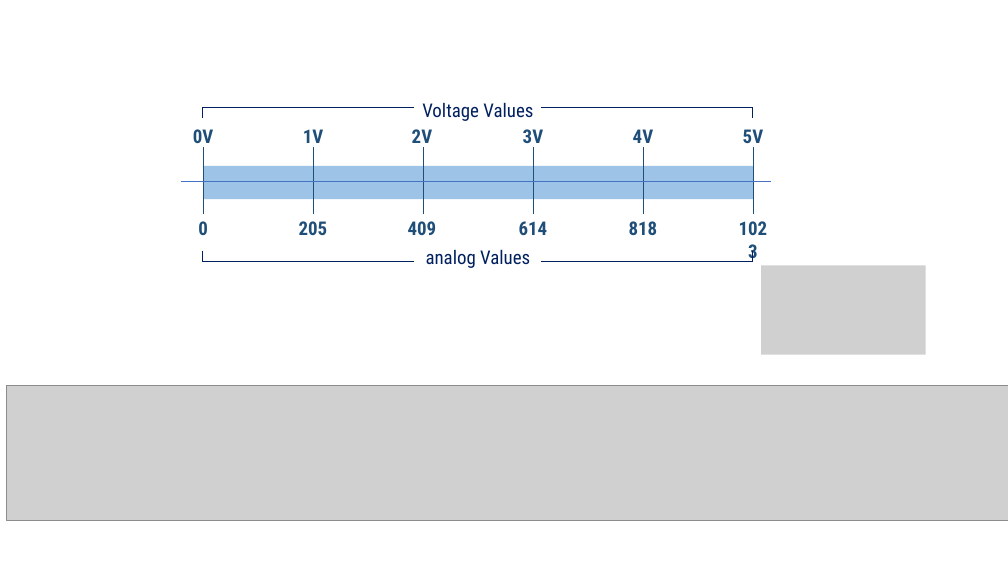
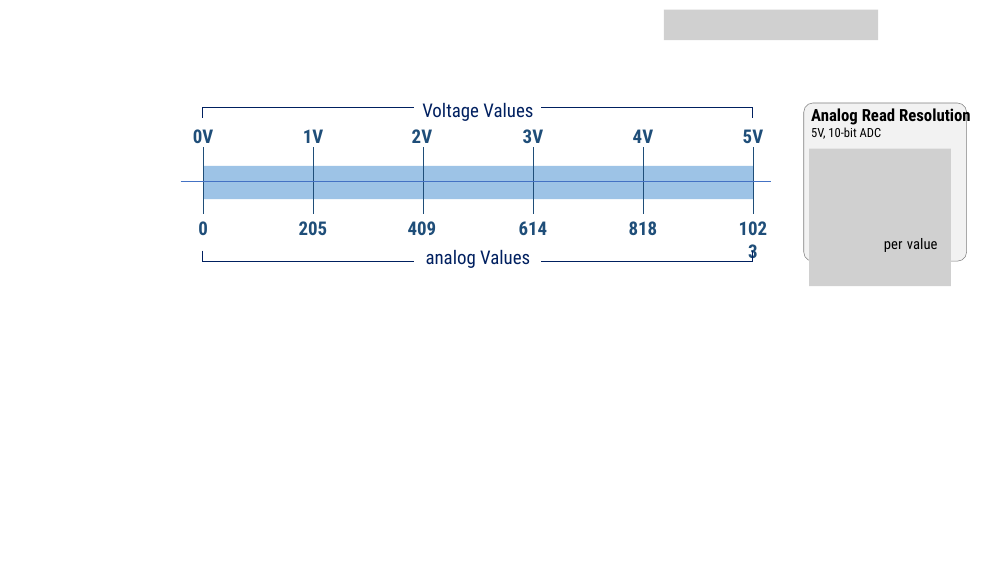
Before and after one commit to makeabilitylab/physcomp-assets, a slide deck: slide 5 of arduino/AnalogInput.pptx (slide 4 before the commit). Drawn at 1008x567 pixels with LibreOffice and Linux fonts; fonts in the diff are those of the drawing; grey boxes stand for pictures. Boxes give left, top, right and bottom in pixels: in the first picture for what was removed or moved away, otherwise in the second. Text is boxed around its words. In the diff, an @@ line names an element or a change of style, - is before the commit and + after.

```diff
--- a/arduino/AnalogInput.pptx
+++ b/arduino/AnalogInput.pptx
@@ picture added at box(664, 10, 879, 40) @@
@@ rounded rectangle added at box(804, 103, 966, 261), fill #F2F2F2, outline #808080 0.5 pt @@
@@ text added at box(811, 106, 971, 139), 16 pt, text #000000, bold @@
+Analog Read Resolution
+5V, 10-bit ADC
@@ picture added at box(809, 149, 951, 287) @@
@@ text added at box(884, 238, 938, 252), 14 pt, text #000000 @@
+per value
@@ picture removed at box(761, 265, 926, 355) @@
@@ picture removed at box(7, 386, 1008, 520) @@
```
Also in this commit, not shown: 2 slides added.
